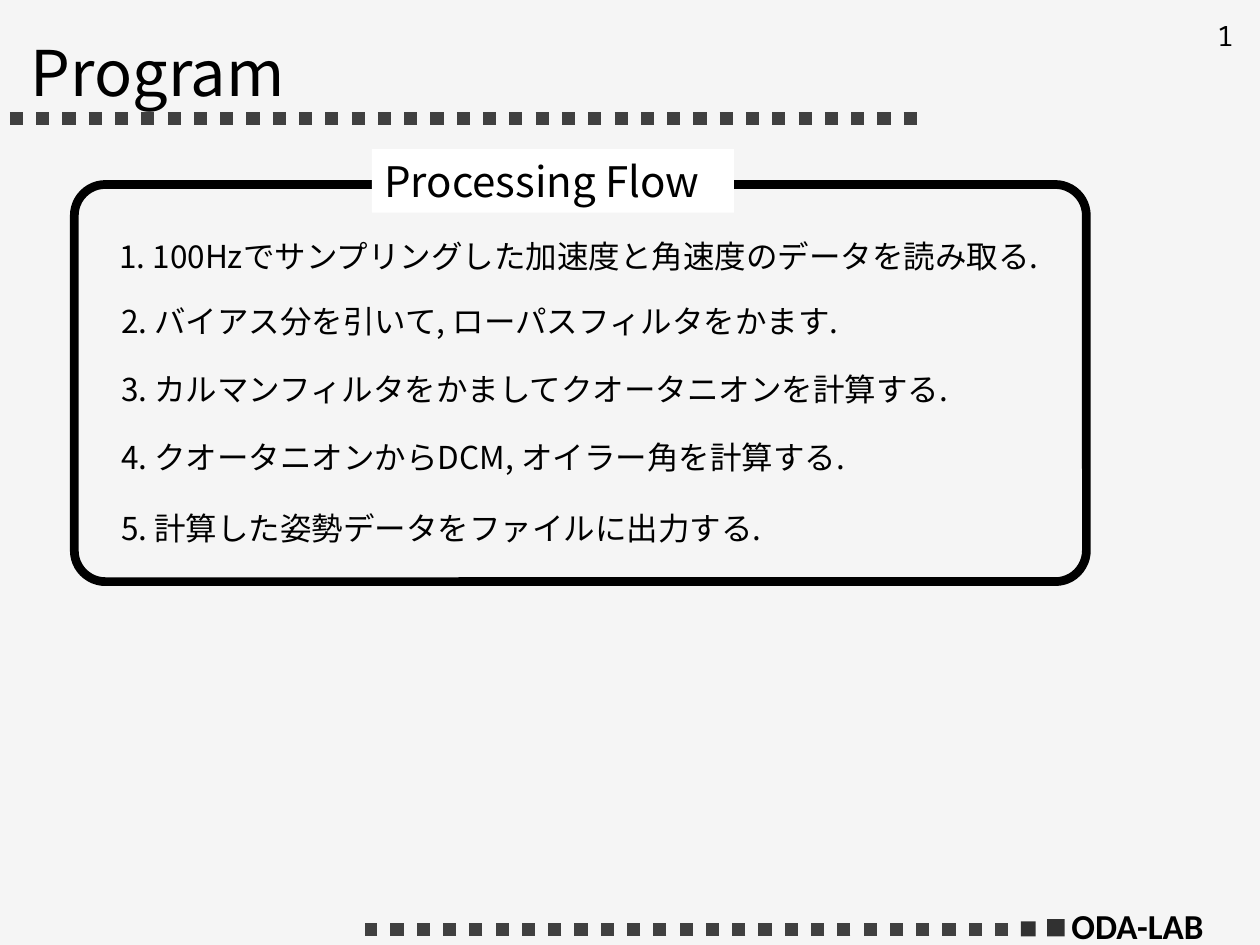
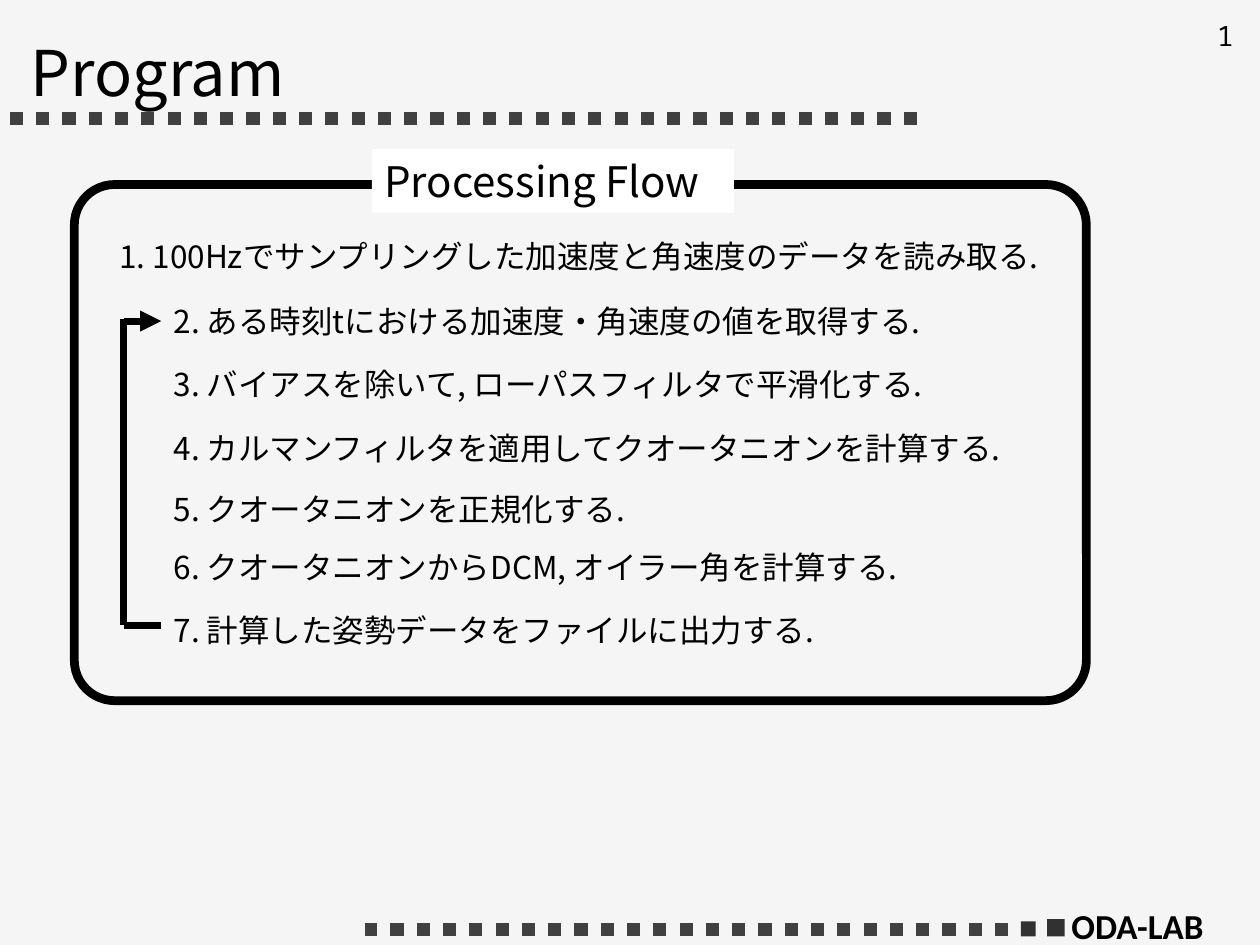
Before and after one commit to gakuseishitsu/ExtendedKalmanFilterForIMU, a slide deck: slide 1 of images/images_for_readme.pptx. Drawn at 1260x945 pixels with LibreOffice and Linux fonts; fonts in the diff are those of the drawing. Boxes give left, top, right and bottom in pixels: in the first picture for what was removed or moved away, otherwise in the second. Text is boxed around its words. In the diff, an @@ line names an element or a change of style, - is before the commit and + after.

```diff
--- a/images/images_for_readme.pptx
+++ b/images/images_for_readme.pptx
@@ rounded rectangle: place and size @@
-rounded rectangle at box(74, 184, 1086, 581)
+rounded rectangle at box(74, 184, 1086, 701)
@@ arrow added from (123, 321) to (161, 321), #000000 4 pt @@
@@ line added from (123, 319) to (123, 625), #000000 4 pt @@
@@ text at box(174, 306, 921, 336): text changed @@
-2. バイアス分を引いて, ローパスフィルタをかます.
+2. ある時刻tにおける加速度・角速度の値を取得する.
@@ text added at box(174, 369, 923, 402), 18 pt, text #000000 @@
+3. バイアスを除いて, ローパスフィルタで平滑化する.
@@ text at box(174, 433, 1001, 463): text changed @@
-3. カルマンフィルタをかましてクオータニオンを計算する.
+4. カルマンフィルタを適用してクオータニオンを計算する.
@@ text added at box(174, 495, 625, 524), 18 pt, text #000000 @@
+5. クオータニオンを正規化する.
@@ text at box(174, 552, 898, 585): text changed @@
-4. クオータニオンからDCM, オイラー角を計算する.
+6. クオータニオンからDCM, オイラー角を計算する.
@@ line added from (123, 625) to (161, 625), #000000 4 pt @@
@@ text at box(174, 615, 814, 645): text changed @@
-5. 計算した姿勢データをファイルに出力する.
+7. 計算した姿勢データをファイルに出力する.
```
Also in this commit, not shown: 3 other slides changed, 9 other files.
